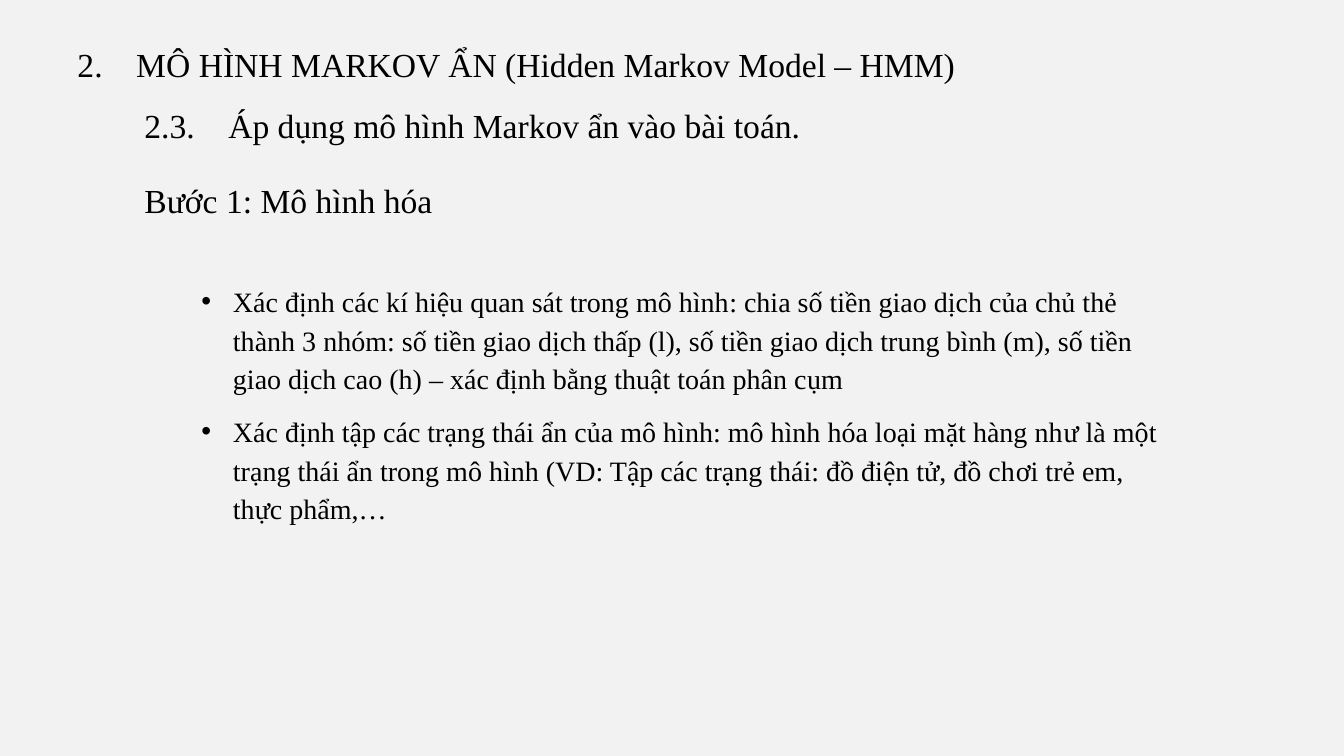
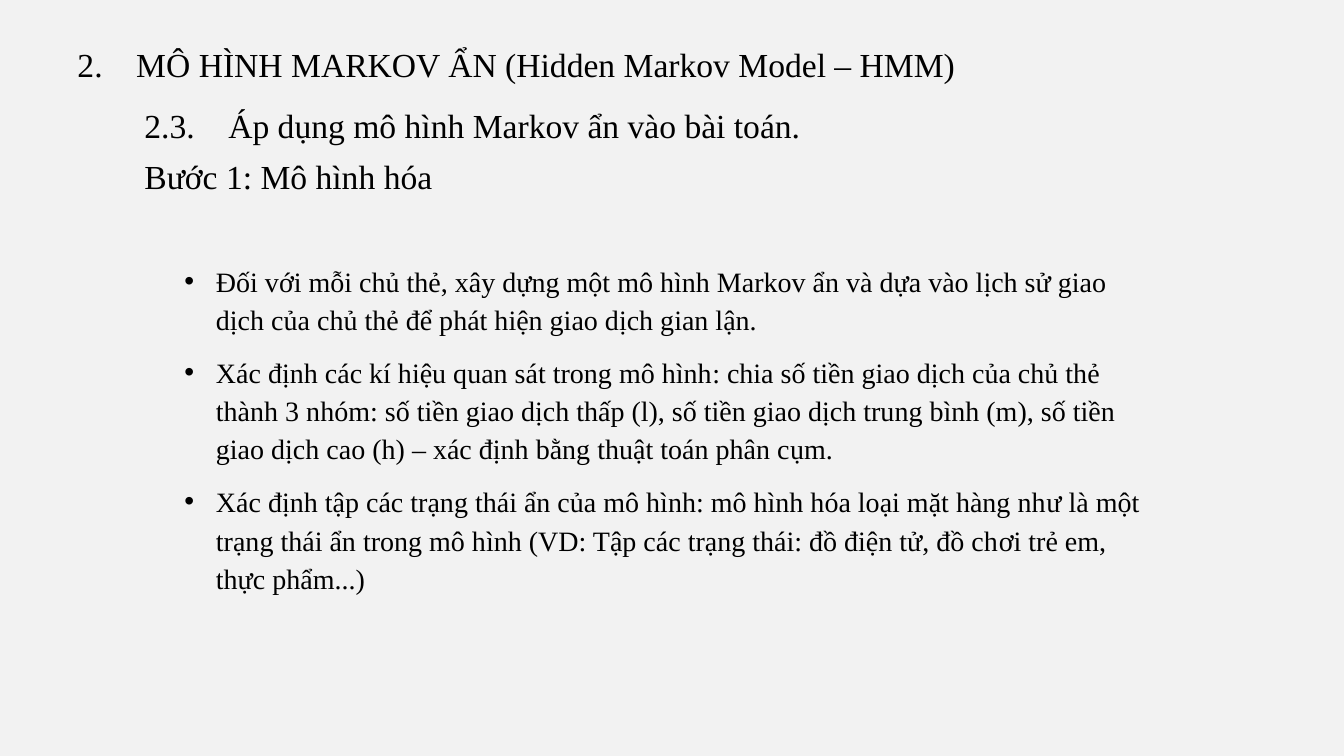
Before and after one commit to vulinh48936/bao_cao_mo_hinh_ngau_nhien, a slide deck: slide 12 of Slide/HMM.pptx (slide 9 before the commit). Drawn at 1344x756 pixels with LibreOffice and Linux fonts; fonts in the diff are those of the drawing. Boxes give left, top, right and bottom in pixels: in the first picture for what was removed or moved away, otherwise in the second. Text is boxed around its words. In the diff, an @@ line names an element or a change of style, - is before the commit and + after.

```diff
--- a/Slide/HMM.pptx
+++ b/Slide/HMM.pptx
@@ text "Bước 1: Mô hình hóa": place and size @@
-text "Bước 1: Mô hình hóa" at box(144, 189, 433, 214)
+text "Bước 1: Mô hình hóa" at box(144, 165, 433, 190)
@@ text at box(216, 271, 1140, 595): text changed @@
-• Xác định các kí hiệu quan sát trong mô hình: chia số tiền giao dịch của chủ thẻ thành 3 nhóm: số tiền giao dịch thấp (l), số tiền giao dịch trung bình (m), số tiền giao dịch cao (h) – xác định bằng thuật toán phân cụm
-• Xác định tập các trạng thái ẩn của mô hình: mô hình hóa loại mặt hàng như là một trạng thái ẩn trong mô hình (VD: Tập các trạng thái: đồ điện tử, đồ chơi trẻ em, thực phẩm,…
+• Đối với mỗi chủ thẻ, xây dựng một mô hình Markov ẩn và dựa vào lịch sử giao dịch của chủ thẻ để phát hiện giao dịch gian lận.
+• Xác định các kí hiệu quan sát trong mô hình: chia số tiền giao dịch của chủ thẻ thành 3 nhóm: số tiền giao dịch thấp (l), số tiền giao dịch trung bình (m), số tiền giao dịch cao (h) – xác định bằng thuật toán phân cụm.
+• Xác định tập các trạng thái ẩn của mô hình: mô hình hóa loại mặt hàng như là một trạng thái ẩn trong mô hình (VD: Tập các trạng thái: đồ điện tử, đồ chơi trẻ em, thực phẩm...)
```
Also in this commit, not shown: 6 other slides changed, 7 slides added, 6 other files.
